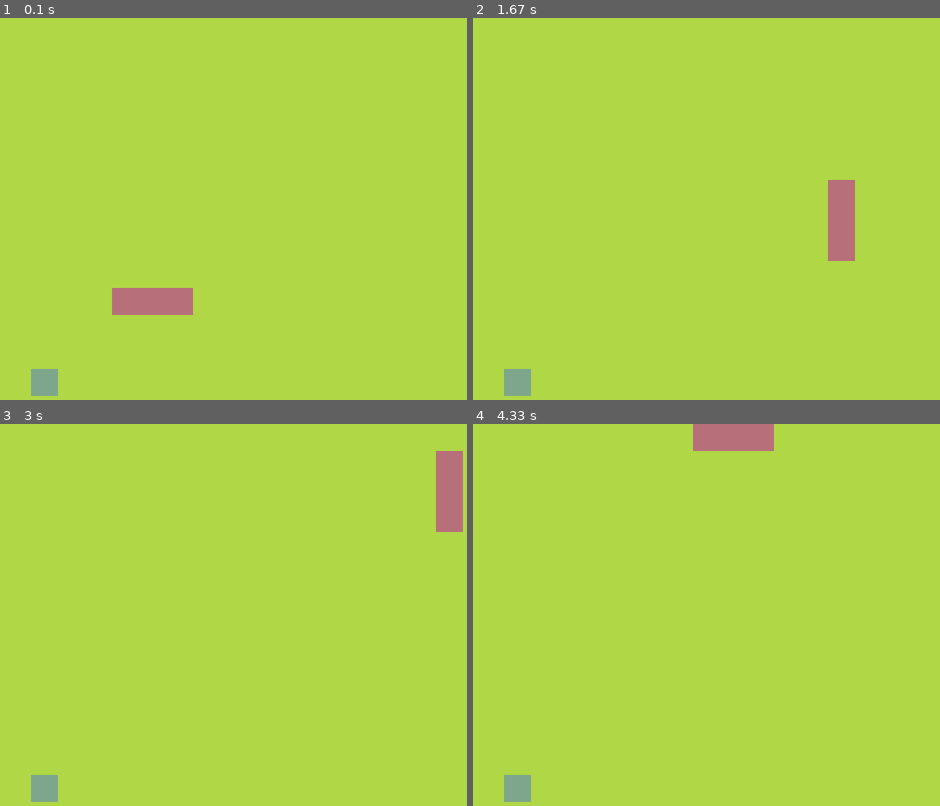
Above: before the commit, frames 1-4 (two rows, left to right).
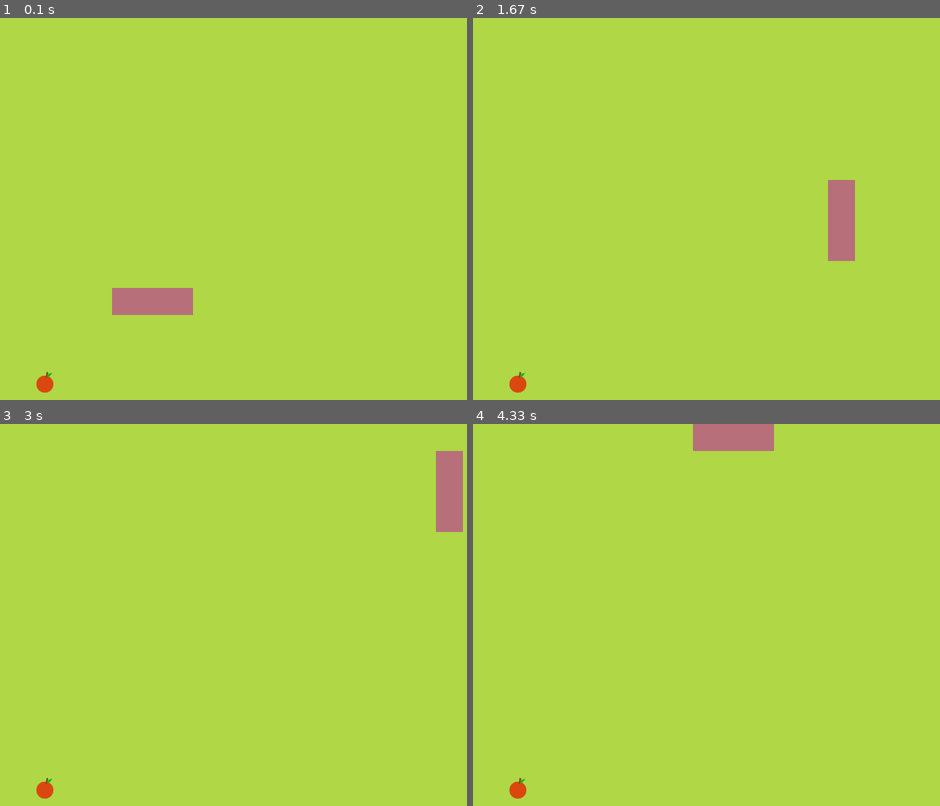
Above: after the commit, the same moments.

Repository: Leovalcante/pygame-snake
Game: pygame game, started from snake.py
Same seed, same stepped clock (60 frames per second), same inputs: the game is played once before the commit and once after it.
Inputs:
- Up to frame 1 (0.1 s): no input
- Up to frame 2 (1.67 s): tap Enter at 0.33 s; hold Up 1.17-1.63 s
- Up to frame 3 (3 s): hold Right 1.67-2.13 s; hold Up 2.17-2.7 s
- Up to frame 4 (4.33 s): hold Left 3.07-3.47 s; hold Right from 3.9 s (still down)

The runs differ from the first frame. In frame 1, 0.4% of the frame differs, in the area x 6-13%, y 91-99%; in frame 2, 0.4%; in frame 3, 0.4%; in frame 4, 0.4%.

Commit message:
add score and fruit image

Diff:
--- a/snake.py
+++ b/snake.py
@@ -1,3 +1,4 @@
+import os
 import sys
 from random import randint
 
@@ -21,7 +22,8 @@
 
     def draw(self):
         fruit_rect = get_grid_rect(self.x, self.y)
-        pygame.draw.rect(screen, (126, 166, 140), fruit_rect)
+        screen.blit(apple, fruit_rect)
+        # pygame.draw.rect(screen, (126, 166, 140), fruit_rect)
 
     def replace(self):
         self.x = get_rand()
@@ -58,6 +60,7 @@
     def __init__(self):
         self.snake = Snake()
         self.fruit = Fruit()
+        self.score = 0
 
     def update(self):
         self.snake.move()
@@ -72,6 +75,7 @@
         if self.fruit.pos == self.snake.body[0]:
             self.fruit.replace()
             self.snake.eat()
+            self.score += 1
 
     def check_fail(self):
         head = self.snake.body[0]
@@ -83,9 +87,6 @@
 
         # snake check
         if head in self.snake.body[1:]:
-            print(head)
-            print(self.snake.body[1:])
-            print("machedavero?")
             self.game_over()
 
     def game_over(self):
@@ -100,6 +101,8 @@
 pygame.init()
 screen = pygame.display.set_mode((window_size, window_size))
 clock = pygame.time.Clock()
+
+apple = pygame.image.load(os.path.join("assets", "apple.png")).convert_alpha()
 
 SCREEN_UPDATE_EVENT = pygame.USEREVENT
 pygame.time.set_timer(SCREEN_UPDATE_EVENT, 150)
Binary file added: assets/apple.png
